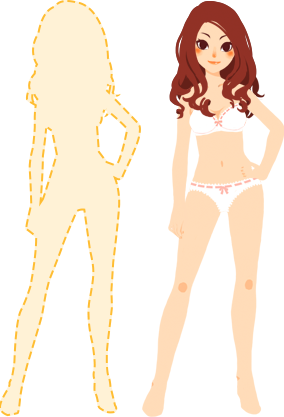
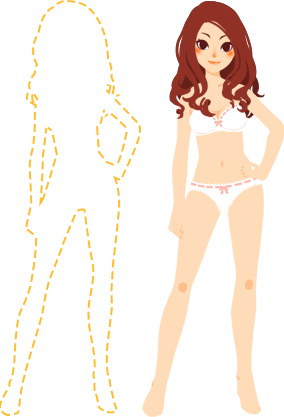
Layer changes from the first 284×417 image to the second:
painted on "Shape 6" over [8, 94, 141, 416]
